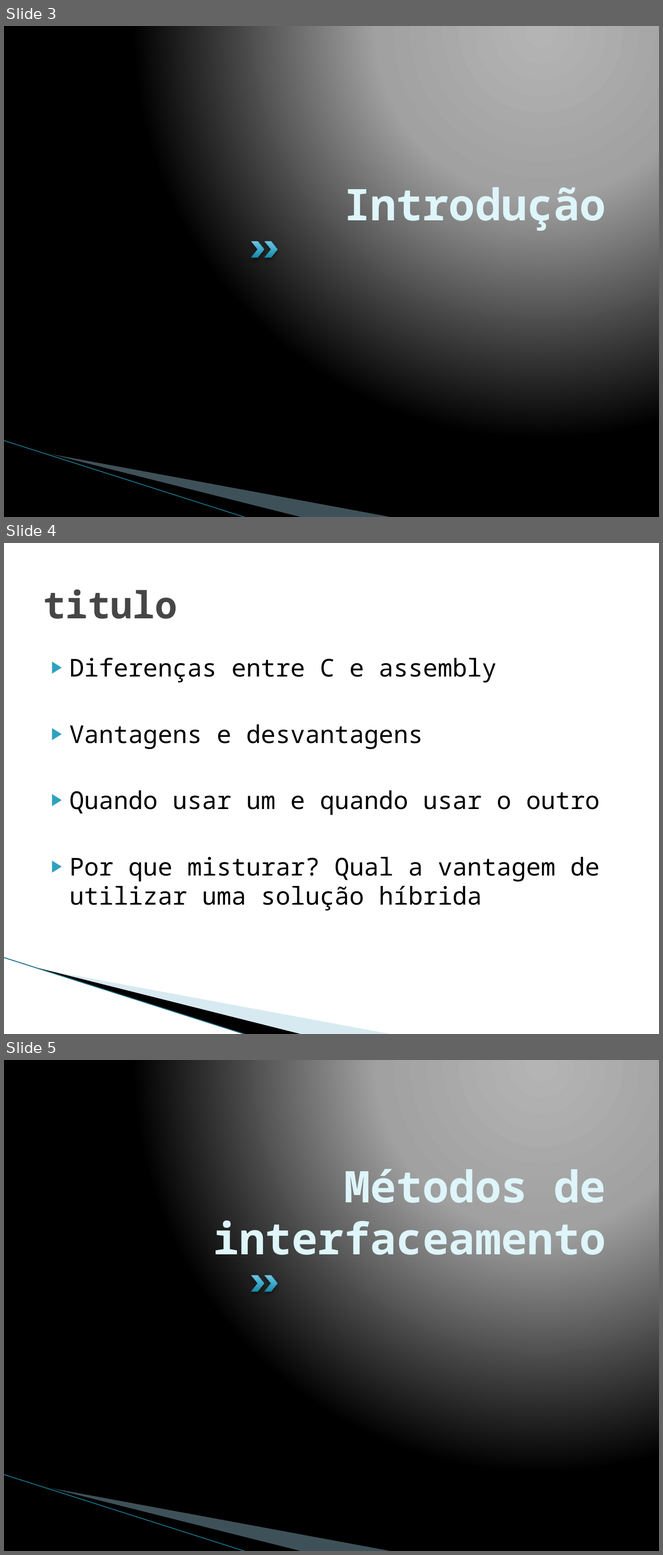
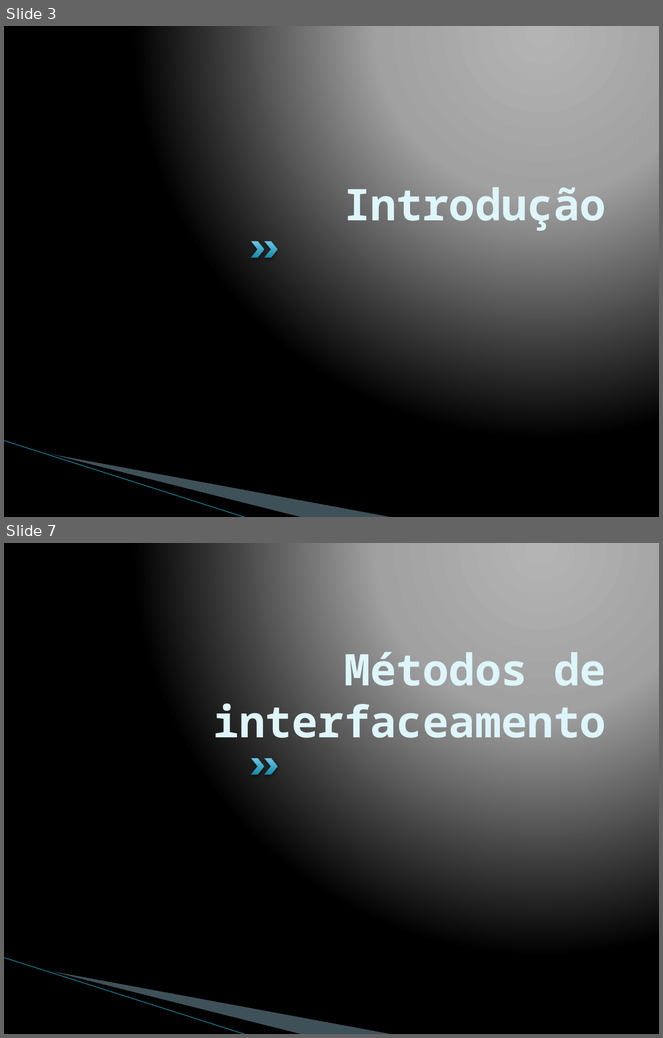
Before and after one commit to phdenis40/mips-assembler-unb, a slide deck: seminario/Interface entre C e Assemby 8085.pptx. Shown one above the other, each under a label of ours: slides 3, 4 and 5 before the commit, slides 3 and 7 after it; the slides between them are not shown. The pictures are 663x1555 and 663x1038 pixels, drawn with LibreOffice and Linux fonts; fonts in the diff are those of the drawing; background and template pictures are left out. Boxes give left, top, right and bottom in pixels: in the first picture for what was removed or moved away, otherwise in the second. Text is boxed around its words. In the diff, an @@ line names an element or a change of style, - is before the commit and + after.

```diff
--- a/seminario/Interface entre C e Assemby 8085.pptx
+++ b/seminario/Interface entre C e Assemby 8085.pptx
@@ slide 4 removed at (x1=4, y1=543, x2=659, y2=1034), background #FFFFFF; not listed: 3 template elements that a slide beside it also shows @@
@@ title removed at (x1=43, y1=589, x2=177, y2=619) @@
-titulo
@@ text removed at (x1=70, y1=658, x2=600, y2=911) @@
-▶ Diferenças entre C e assembly
-▶ Vantagens e desvantagens
-▶ Quando usar um e quando usar o outro
-▶ Por que misturar? Qual a vantagem de utilizar uma solução híbrida
@@ what was slide 5 is now slide 7 @@
```
Also in this commit, not shown: 8 slides changed, 10 slides added, 5 other slides removed.
